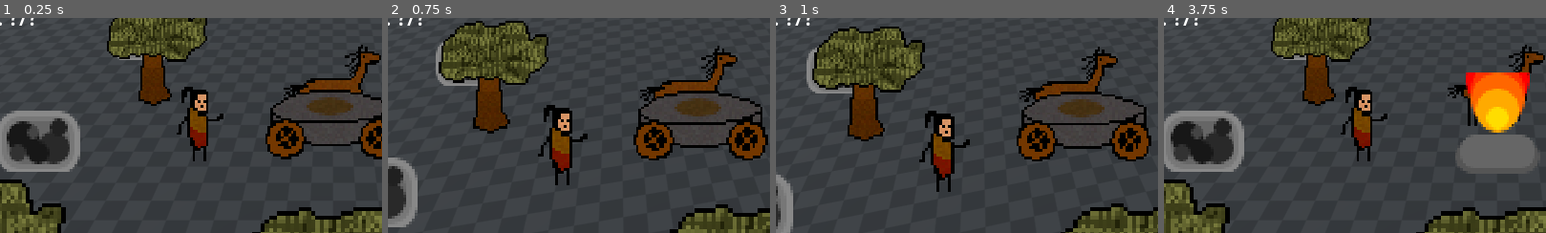
Above: before the commit, frames 1-4 (left to right).
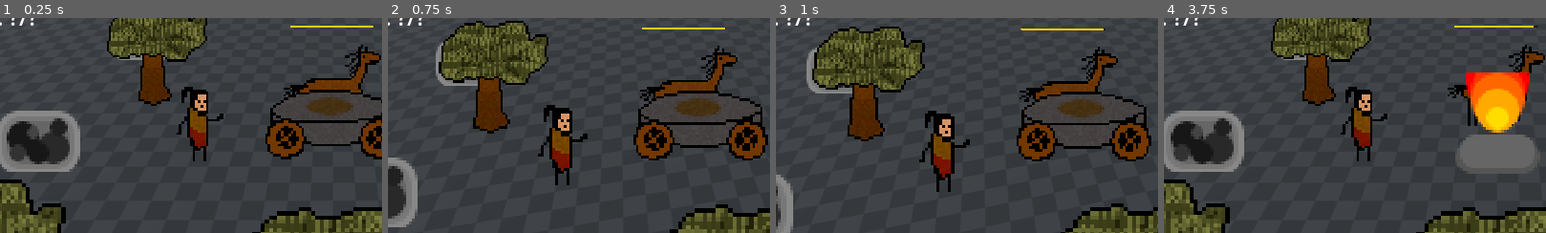
Above: after the commit, the same moments.

Repository: EnesBaytekin/har
Game: Godot game, scene res://scenes/test/test_scene.tscn
Two runs of this game, one before a commit and one after it. Both use one fixed random seed, a clock stepped at 60 frames per second and the inputs below.
Inputs:
- Up to frame 1 (0.25 s): no input
- Up to frame 2 (0.75 s): tap Enter at 0.5 s; tap 8 at 0.6 s
- Up to frame 3 (1 s): no input
- Up to frame 4 (3.75 s): tap Space at 1.25, 3.5 s; tap 9 at 1.35 s; tap Enter at 2, 2.1 s; tap 0 at 2.85 s; tap 4 at 3.6 s
The pictures show only the part of the screen within x 6-56%, y 8-58%; the shares and areas given below are measured in that part.

The runs differ from the first frame. In frame 1, 0.2% of the frame differs, in the area x 76-98%, y 3-5%; in frame 2, 0.2%; in frame 3, 0.2%, in the area x 64-87%, y 4-6%; in frame 4, 0.2%.

Commit message:
feat: add horse hunger bar

Diff:
--- a/scenes/horse/horse.gd
+++ b/scenes/horse/horse.gd
@@ -32,14 +32,12 @@
 
 func _ready():
 	_hunger = max_hunger
+	_update_hunger_bar()
 
 func _process(delta: float) -> void:
-	# Açlık zamanla azalır (sadece canlıyken)
-	if rider_player_id >= 0 or true:
-		_hunger = maxf(_hunger - hunger_rate * delta, 0.0)
+	_hunger = maxf(_hunger - hunger_rate * delta, 0.0)
 	_update_hunger_bar()
 
-	# Animasyon
 	if rider_player_id < 0:
 		return
 	var sprite := $Sprite3D as Sprite3D
@@ -75,29 +73,22 @@
 		if rider_node and is_instance_valid(rider_node):
 			rider_node.global_position = global_position
 
-## Açlığa göre anlık hızı döndürür.
 func _get_current_speed() -> float:
 	if _hunger <= 0.0:
 		return 0.0
 	var ratio := _hunger / max_hunger
-	# ratio 0→0, 0.5→0.5, 1.0→1.0
 	return speed * ratio
 
-## Açlık bar'ını günceller.
+## Açlık bar'ını günceller (region_rect ile soldan kırpar).
 func _update_hunger_bar():
 	var fill := $HungerBarFill as Sprite3D
-	var bg := $HungerBarBg as Sprite3D
-	if not fill or not bg:
+	if not fill:
 		return
-	if _hunger >= max_hunger:
-		fill.visible = false
-		bg.visible = false
-		return
-	fill.visible = true
-	bg.visible = true
 	var ratio := _hunger / max_hunger
-	fill.scale.x = maxf(ratio, 0.01)
-
+	# Soldan itibaren kırp: ratio=1 → 64px, ratio=0 → 0px
+	var w := ratio * 64.0
+	fill.region_rect.size.x = w
+	fill.offset.x = (64.0 - w) / -2.0
 ## Atı besle (player tarafından çağrılır).
 func feed(amount: float) -> void:
 	_hunger = minf(_hunger + amount, max_hunger)
--- a/scenes/horse/horse.tscn
+++ b/scenes/horse/horse.tscn
@@ -2,8 +2,7 @@
 
 [ext_resource type="Script" uid="uid://bfm2vmuyxoasa" path="res://scenes/horse/horse.gd" id="1"]
 [ext_resource type="Texture2D" uid="uid://cep1dskriauir" path="res://assets/sprites/horse.png" id="2"]
-[ext_resource type="Texture2D" path="res://assets/sprites/bar_bg.png" id="3_bg"]
-[ext_resource type="Texture2D" path="res://assets/sprites/bar_fill.png" id="4_fl"]
+[ext_resource type="Texture2D" path="res://assets/sprites/bar.png" id="3_bar"]
 
 [sub_resource type="CapsuleShape3D" id="CapsuleShape3D_r4nd"]
 radius = 0.7480469
@@ -27,17 +26,20 @@
 hframes = 4
 
 [node name="HungerBarBg" type="Sprite3D" parent="."]
-transform = Transform3D(1.2, 0, 0, 0, 0.15, 0, 0, 0, 1.2, 0, 1.6, 0)
+transform = Transform3D(3, 0, 0, 0, 0.5, 0, 0, 0, 1, 0, 2.0, 0)
 billboard = 2
 texture_filter = 0
-texture = ExtResource("3_bg")
+texture = ExtResource("3_bar")
+modulate = Color(0.15, 0.15, 0.15, 1)
 
 [node name="HungerBarFill" type="Sprite3D" parent="."]
-transform = Transform3D(1.2, 0, 0, 0, 0.15, 0, 0, 0, 1.2, 0, 1.6, 0)
+transform = Transform3D(3, 0, 0, 0, 0.5, 0, 0, 0, 1, 0, 2.0, 0.01)
 billboard = 2
 texture_filter = 0
-texture = ExtResource("4_fl")
-modulate = Color(0.93, 0.8, 0, 1)
+texture = ExtResource("3_bar")
+render_priority = 1
+region_enabled = true
+region_rect = Rect2(0, 0, 64, 8)
 
 [node name="InteractionArea" type="Area3D" parent="." unique_id=1361240839]
 
Binary file added: assets/sprites/bar.png
Not shown, added: assets/sprites/bar.png.import
